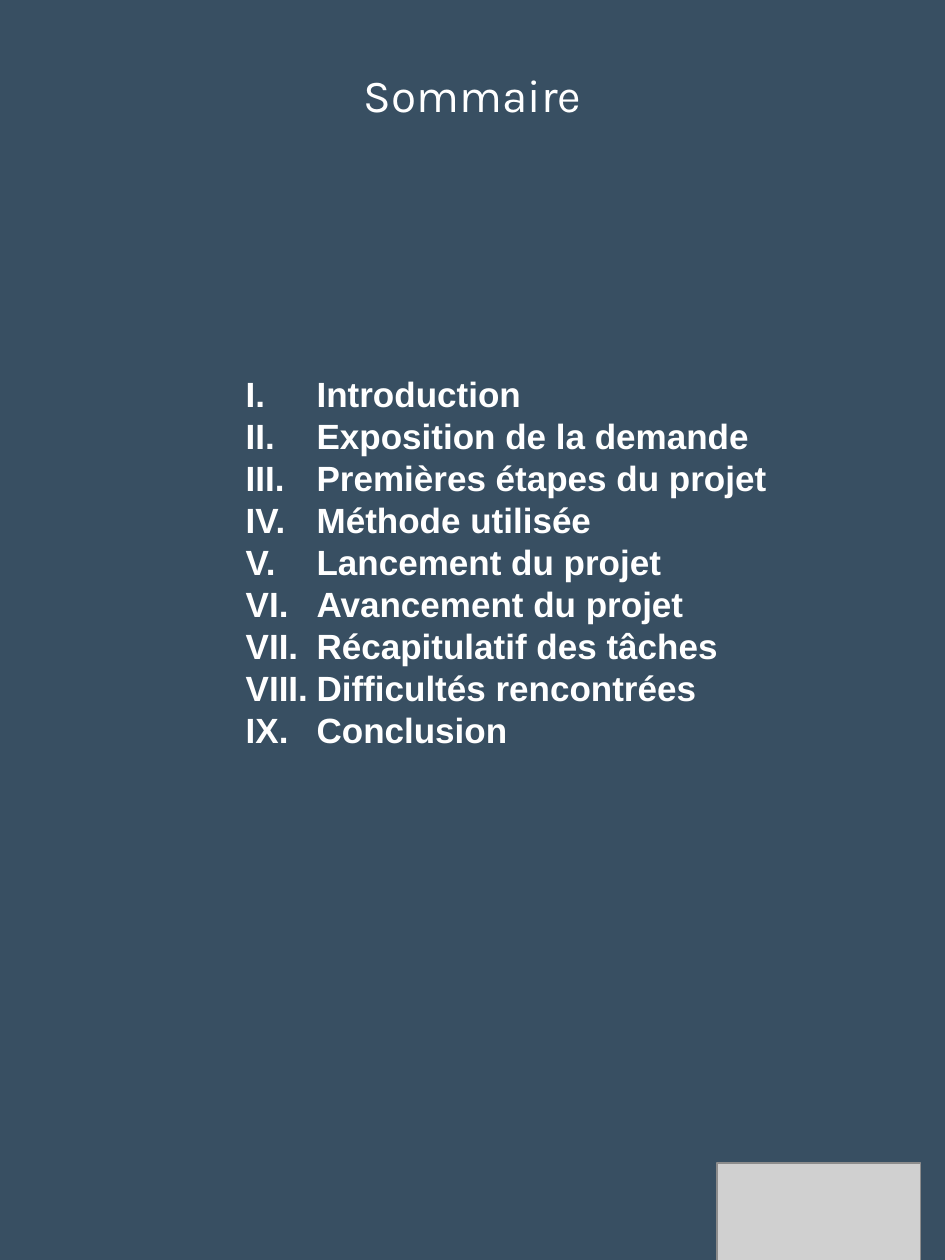
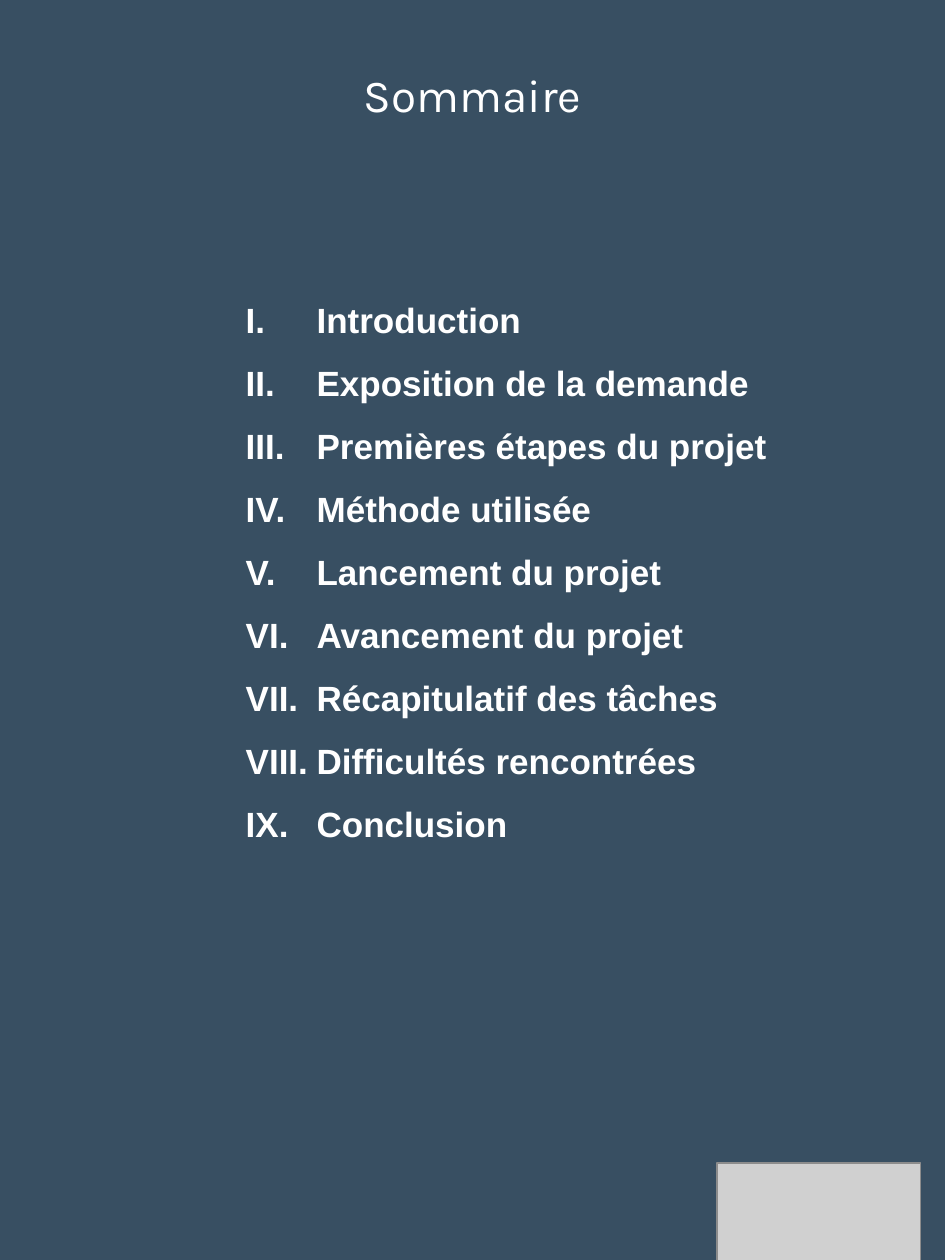
Before and after one commit to Loicpln/Projet_Algo_N2, a slide deck: slide 2 of Elements de presentation/Soutenance finale.pptx. Drawn at 945x1260 pixels with LibreOffice and Linux fonts; fonts in the diff are those of the drawing; grey boxes stand for pictures. Boxes give left, top, right and bottom in pixels: in the first picture for what was removed or moved away, otherwise in the second. Text is boxed around its words. In the diff, an @@ line names an element or a change of style, - is before the commit and + after.

```diff
--- a/Elements de presentation/Soutenance finale.pptx
+++ b/Elements de presentation/Soutenance finale.pptx
@@ text "Introduction": place and size @@
-text "Introduction" at <box>317,381,766,744</box>
+text "Introduction" at <box>317,307,766,838</box>
@@ text "Introduction" at <box>317,307,766,838</box>: line spacing 1 to 1.5 @@
```
Also in this commit, not shown: 3 other slides changed, 5 slides added, 1 slide removed, 1 other file.
